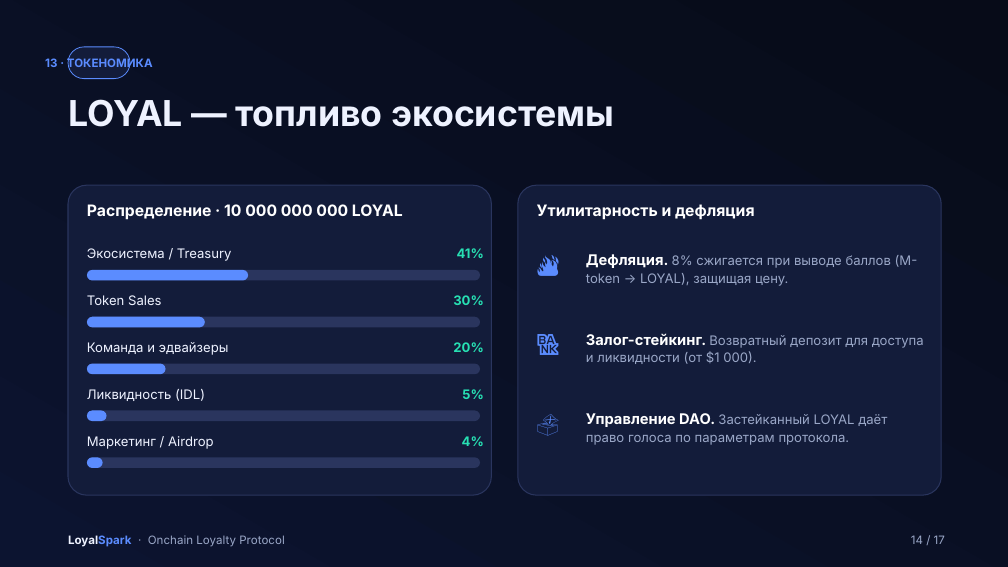
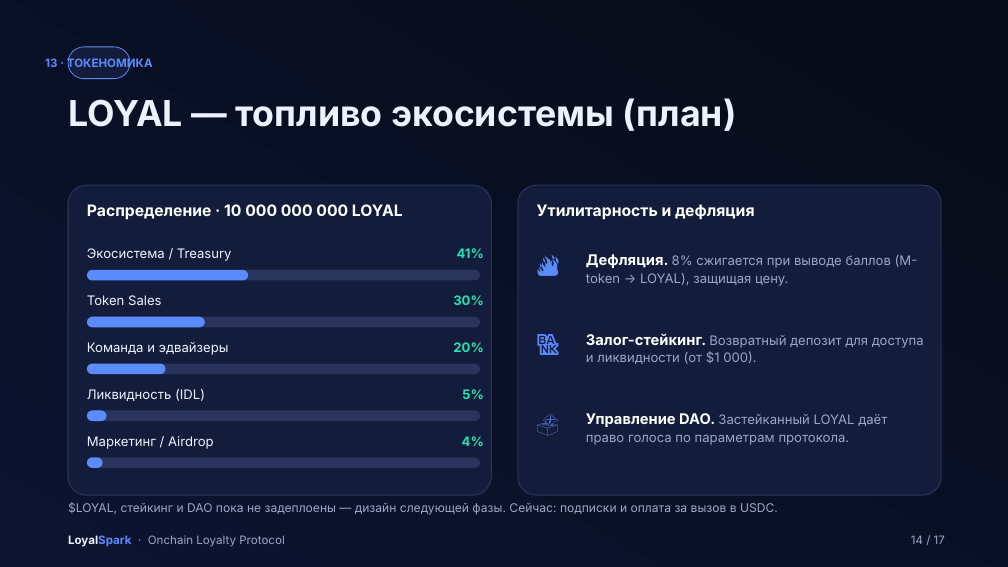
Before and after one commit to aspekt19/unboxed-loyalty-spark, a slide deck: slide 14 of docs/pitch-deck/ru/LoyalSpark_Pitch_RU.pptx. Drawn at 1008x567 pixels with LibreOffice and Linux fonts; fonts in the diff are those of the drawing. Boxes give left, top, right and bottom in pixels: in the first picture for what was removed or moved away, otherwise in the second. Text is boxed around its words. In the diff, an @@ line names an element or a change of style, - is before the commit and + after.

```diff
--- a/docs/pitch-deck/ru/LoyalSpark_Pitch_RU.pptx
+++ b/docs/pitch-deck/ru/LoyalSpark_Pitch_RU.pptx
@@ text at box(68, 98, 737, 131): text changed @@
-LOYAL — топливо экосистемы
+LOYAL — топливо экосистемы (план)
@@ text added at box(68, 502, 778, 515), 11.5 pt, text #9AA7C7 @@
+$LOYAL, стейкинг и DAO пока не задеплоены — дизайн следующей фазы. Сейчас: подписки и оплата за вызов в USDC.
```
Also in this commit, not shown: 5 other slides changed, 5 other files.
